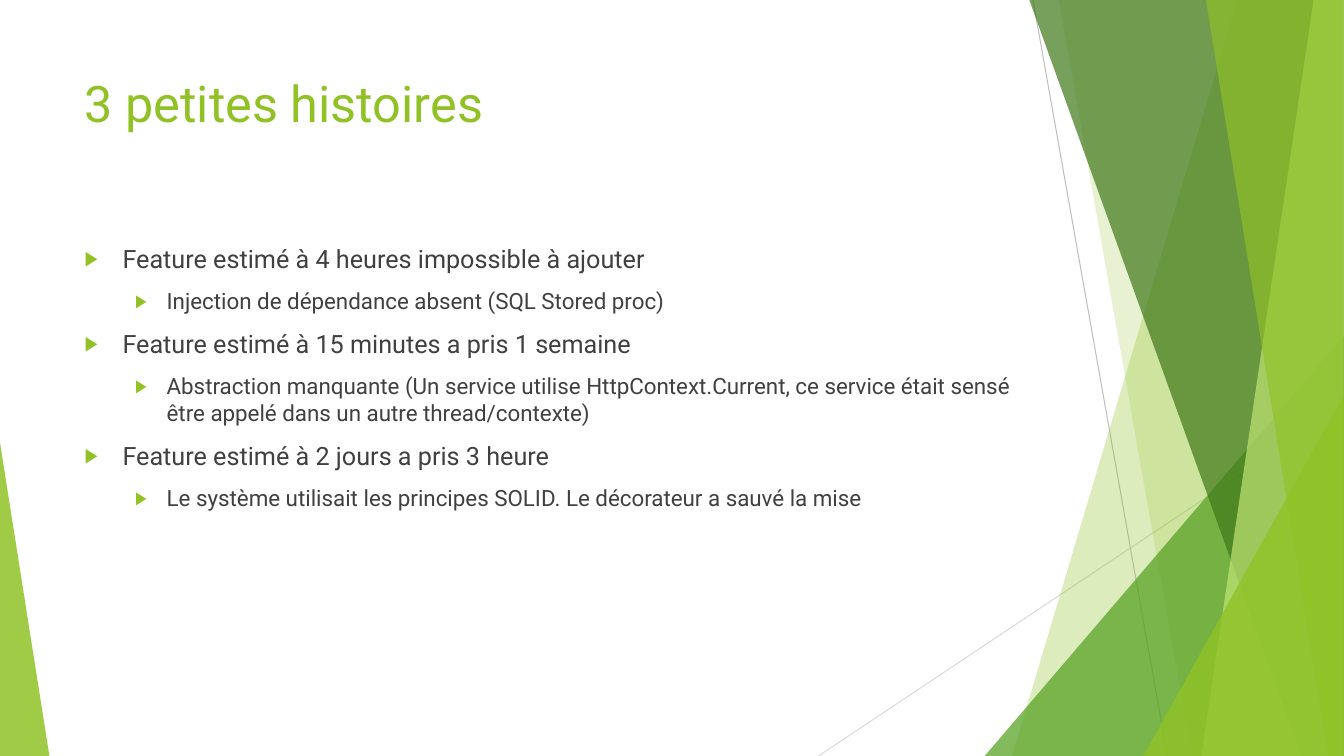
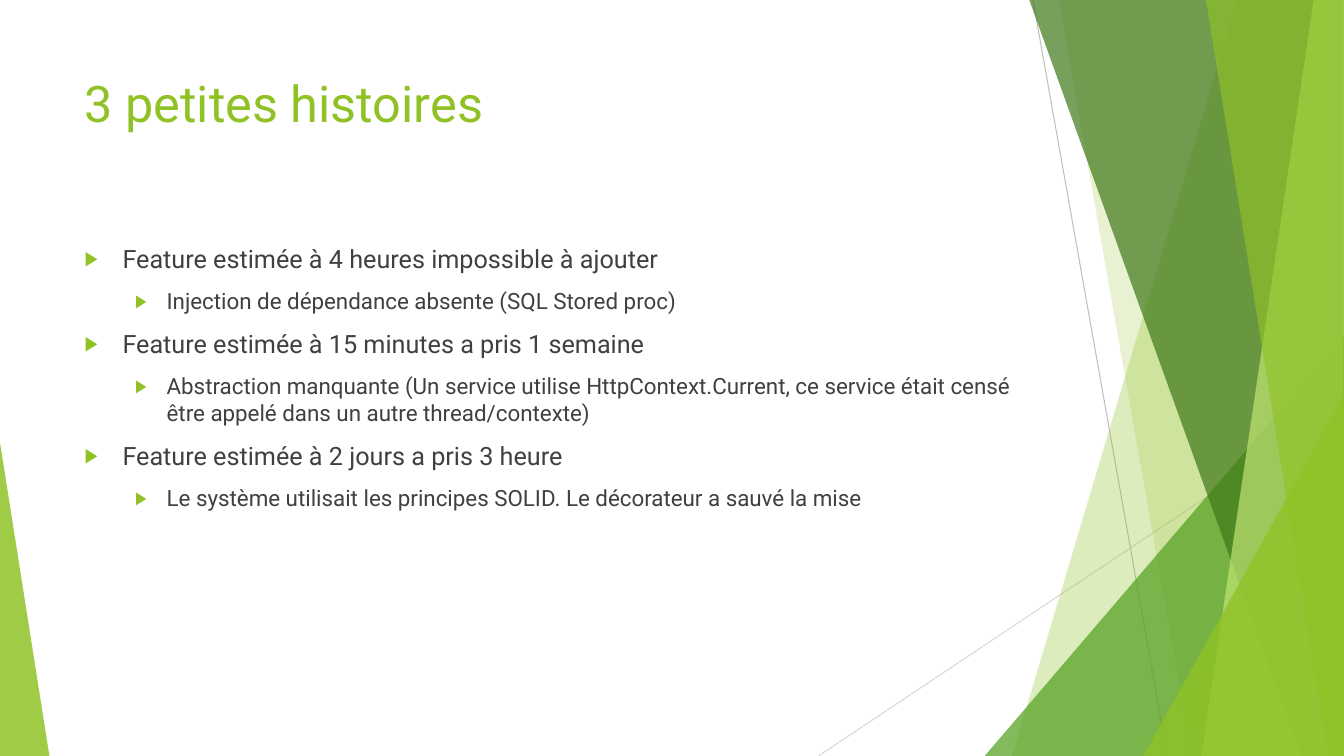
Before and after one commit to worming004/SimpleIsNotEasy, a slide deck: slide 3 of PPT/Easy != Simple.pptx. Drawn at 1344x756 pixels with LibreOffice and Linux fonts; fonts in the diff are those of the drawing. Boxes give left, top, right and bottom in pixels: in the first picture for what was removed or moved away, otherwise in the second. Text is boxed around its words. In the diff, an @@ line names an element or a change of style, - is before the commit and + after.

```diff
--- a/PPT/Easy != Simple.pptx
+++ b/PPT/Easy != Simple.pptx
@@ text at (123,249,1010,471): text changed @@
-▶ Feature estimé à 4 heures impossible à ajouter
-  ▶ Injection de dépendance absent (SQL Stored proc)
-▶ Feature estimé à 15 minutes a pris 1 semaine
-  ▶ Abstraction manquante (Un service utilise HttpContext.Current, ce service était sensé être appelé dans un autre thread/contexte)
-▶ Feature estimé à 2 jours a pris 3 heure
+▶ Feature estimée à 4 heures impossible à ajouter
+  ▶ Injection de dépendance absente (SQL Stored proc)
+▶ Feature estimée à 15 minutes a pris 1 semaine
+  ▶ Abstraction manquante (Un service utilise HttpContext.Current, ce service était censé être appelé dans un autre thread/contexte)
+▶ Feature estimée à 2 jours a pris 3 heure
```
Also in this commit, not shown: 13 other slides changed.
